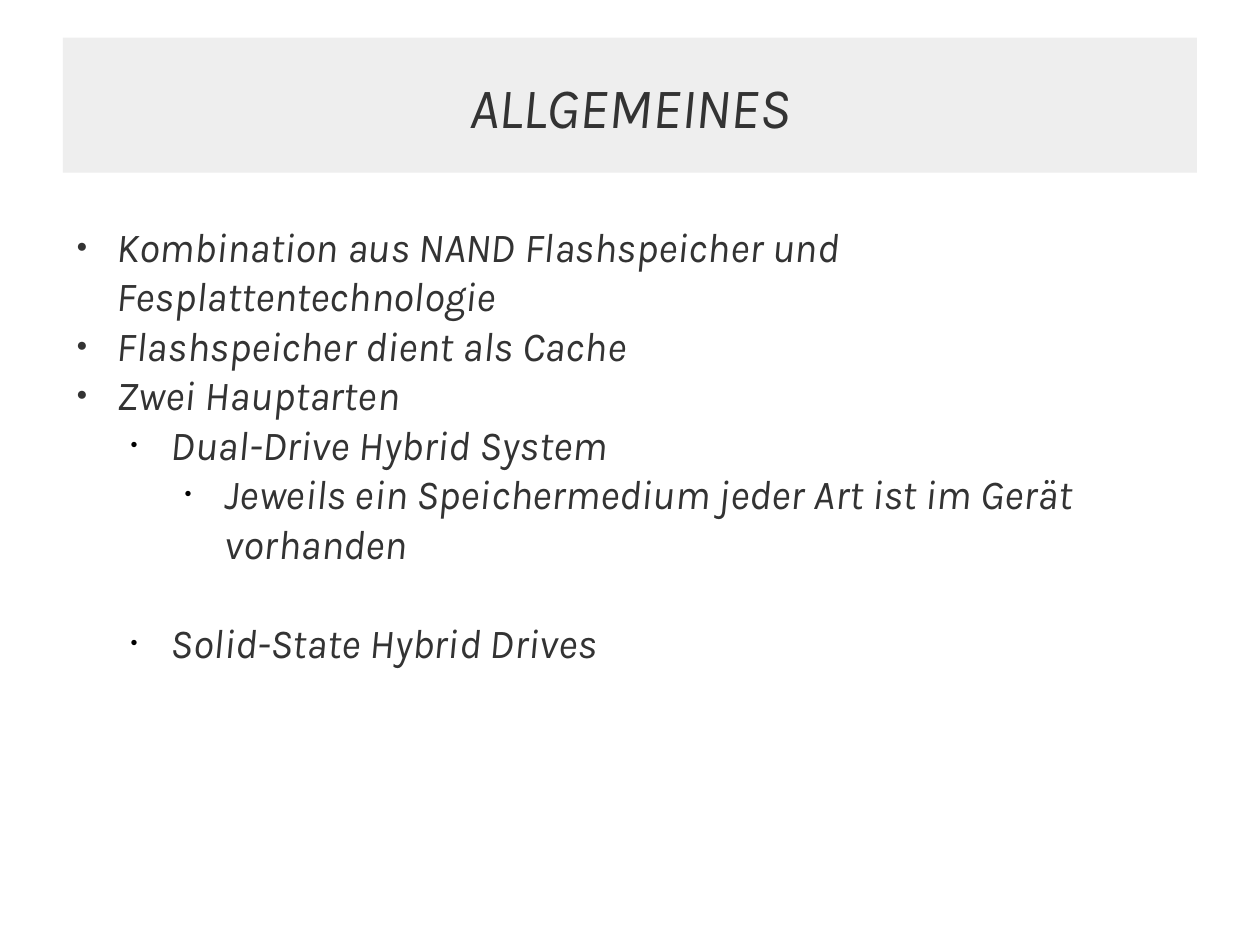
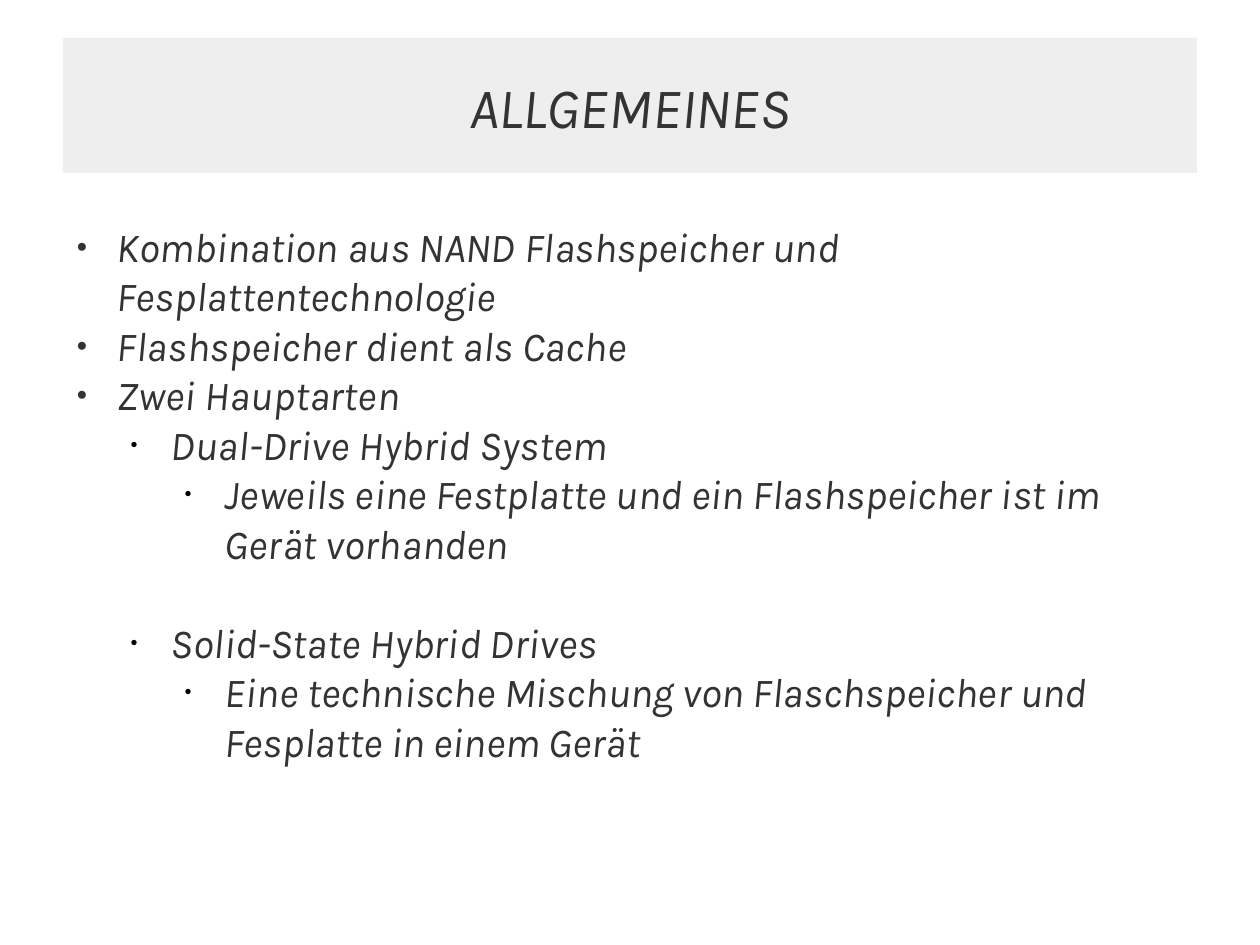
Before and after one commit to JMFootBallPlyr/Hard-drive-system-, a slide deck: slide 18 of WRK/presents/01 - types of drives/types of drives.odp. Drawn at 1260x945 pixels with LibreOffice and Linux fonts; fonts in the diff are those of the drawing. Boxes give left, top, right and bottom in pixels: in the first picture for what was removed or moved away, otherwise in the second. Text is boxed around its words. In the diff, an @@ line names an element or a change of style, - is before the commit and + after.

Commit message:
Updated TOD presentation.

```diff
--- a/WRK/presents/01 - types of drives/types of drives.odp
+++ b/WRK/presents/01 - types of drives/types of drives.odp
@@ text at [225, 480, 1100, 560]: text changed @@
-    ● Jeweils ein Speichermedium jeder Art ist im Gerät vorhanden
+    ● Jeweils eine Festplatte und ein Flashspeicher ist im Gerät vorhanden
@@ text at [225, 678, 1087, 767]: paragraph added @@
+    ● Eine technische Mischung von Flaschspeicher und Fesplatte in einem Gerät
```
Also in this commit, not shown: 1 other file.
